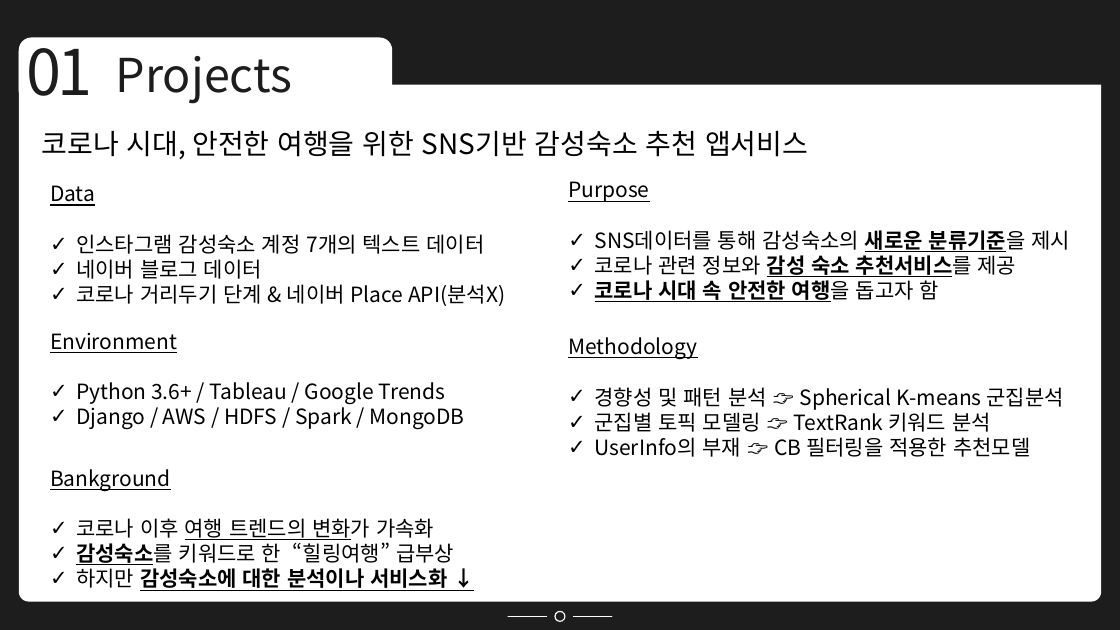
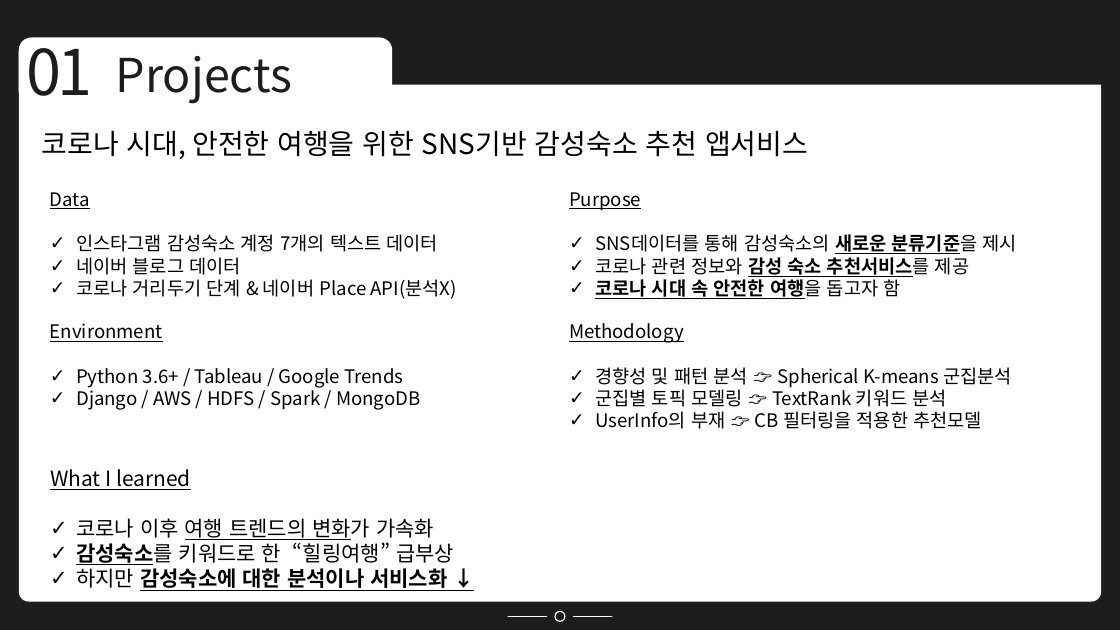
Before and after one commit to Minsung-commit/TIL, a slide deck: slide 3 of 포트폴리오 NEW.pptx. Drawn at 1120x630 pixels with LibreOffice and Linux fonts; fonts in the diff are those of the drawing. Boxes give left, top, right and bottom in pixels: in the first picture for what was removed or moved away, otherwise in the second. Text is boxed around its words. In the diff, an @@ line names an element or a change of style, - is before the commit and + after.

```diff
--- a/포트폴리오 NEW.pptx
+++ b/포트폴리오 NEW.pptx
@@ text "Data": place and size @@
-text "Data" at bbox=[50, 185, 505, 306]
+text "Data" at bbox=[50, 192, 457, 299]
@@ text "Purpose": place and size @@
-text "Purpose" at bbox=[568, 181, 1070, 302]
+text "Purpose" at bbox=[569, 192, 1017, 299]
@@ text "Environment": place and size @@
-text "Environment" at bbox=[50, 333, 464, 429]
+text "Environment" at bbox=[50, 323, 420, 410]
@@ size 18 to 16 pt in 4 elements at bbox=[50, 192, 457, 299], bbox=[569, 192, 1017, 299], bbox=[50, 323, 420, 410], bbox=[569, 323, 1011, 429] @@
@@ text "Methodology": place and size @@
-text "Methodology" at bbox=[568, 337, 1064, 457]
+text "Methodology" at bbox=[569, 323, 1011, 429]
@@ text at bbox=[50, 469, 191, 490]: text changed @@
-Bankground
+What I learned
```
Also in this commit, not shown: 2 other slides changed, 5 slides added, 5 slides removed, 4 other files.
